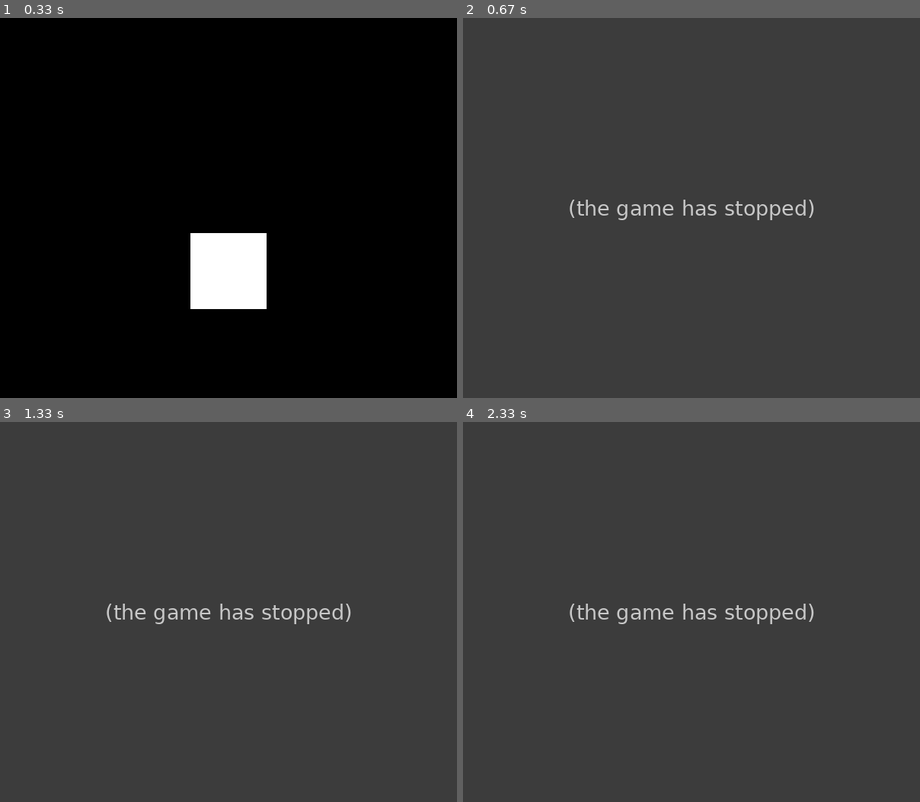
Above: before the commit, frames 1-4 (two rows, left to right).
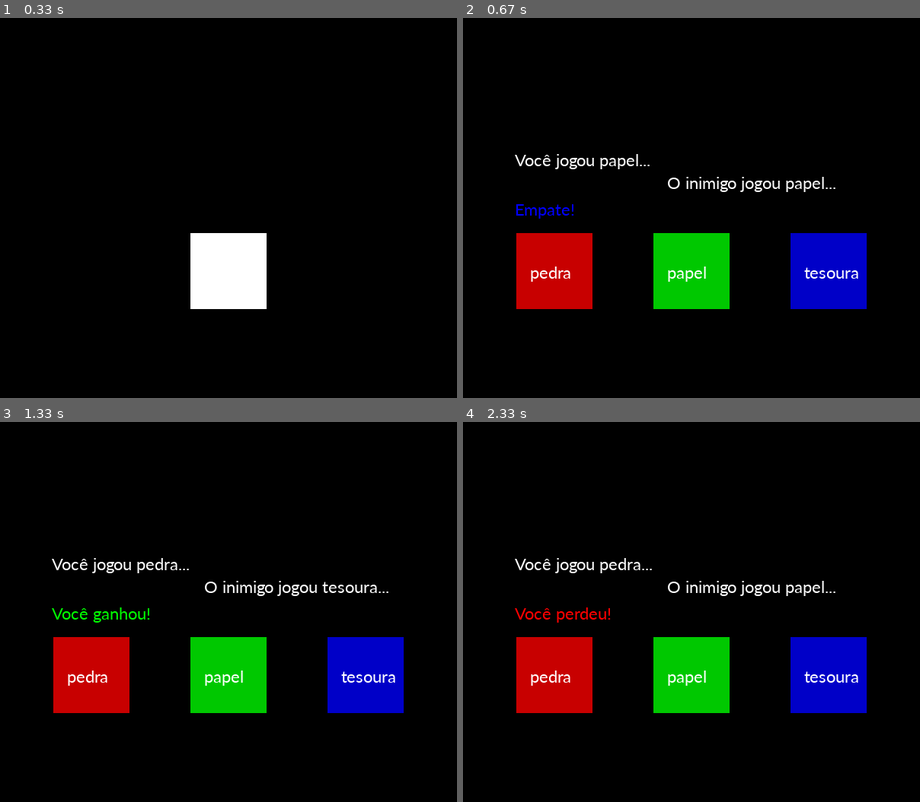
Above: after the commit, the same moments.

Repository: ifal-si-bacharel/jankenpoop
Game: pygame game, started from main.py
The game is run twice, just before and just after one commit, with the same random seed, the same clock (stepped at 60 frames per second) and the same inputs.
Inputs (mouse positions are in pixels of both pictures, inside the frame that each line leads up to):
- Up to frame 1 (0.33 s): no input
- Up to frame 2 (0.67 s): click "start" at 0.38 s
- Up to frame 3 (1.33 s): click (228, 638) at 0.77 s; click (86, 699) at 1.15 s
- Up to frame 4 (2.33 s): click "pedra" at 2.12 s

Frame 1 is identical in both runs. In frame 2, 100% of the frame differs, in the area x 0-100%, y 0-100%; in frame 3, 100%; in frame 4, 100%.
Error before the commit: TypeError: 'module' object is not callable (menu_screen.py line 11); the game stopped at 0.4 s (later frames are placeholders)

Commit message:
switch screen bug fixed

Diff:
--- a/src/common/screen_display.py
+++ b/src/common/screen_display.py
@@ -2,14 +2,15 @@
 import src.modules.game_screen.game_screen as match
 import src.modules.menu_screen.menu_screen as menu
 
-global current_screen
+
 current_screen = 'menu'
-
-
 display = window()
 
 def switch_screen(screen):
+  print(screen)
+  global current_screen
   current_screen = screen
+
 
 def frame():
   if current_screen == 'menu':
--- a/src/modules/game_screen/game_screen.py
+++ b/src/modules/game_screen/game_screen.py
@@ -3,13 +3,14 @@
 from src.common.components.text import Text
 from src.modules.game_screen.script.match import player_choice
 
+display = window()
 button_start = Button(2,(255,255,255),'start')
 button_pedra = Button(5,(200,0,0),'pedra')
 button_papel = Button(2,(0,200,0),'papel')
 button_tesoura = Button(1.25,(0,0,200),'tesoura')
 
 def choice(option):
-  window().set_fill()
+  display.fill((0,0,0))
   check = player_choice(option)
   player_choice_text = Text(check[1], (255, 255, 255), 6,135)
 
@@ -29,9 +30,9 @@
 
 
 def update_screen():
-  button_pedra.onclick(choice,1)
-  button_papel.onclick(choice,2)
-  button_tesoura.onclick(choice,3)
+  button_pedra.onclick(lambda: choice(1))
+  button_papel.onclick(lambda: choice(2))
+  button_tesoura.onclick(lambda: choice(3))
 
 def draw_screen():
   button_pedra.draw()
--- a/src/modules/menu_screen/menu_screen.py
+++ b/src/modules/menu_screen/menu_screen.py
@@ -1,12 +1,11 @@
-import src.common.screen_display as switch_screen
+import src.common.screen_display as screen
 from src.common.components.text import Text
 from src.common.components.button import Button
 
 welcome_text = Text("Bem-vindo ao jogo! Faça sua escolha.", (255, 255, 198), 4.5, 100)
+button = Button(2,(255,255,255),'start')
 def update_screen():
-    print('hi')
+    button.onclick(lambda: screen.switch_screen('match'))
 
 def draw_screen():
-    button = Button(2,(255,255,255),'start')
-    button.onclick(lambda: switch_screen('match'))
     button.draw()
